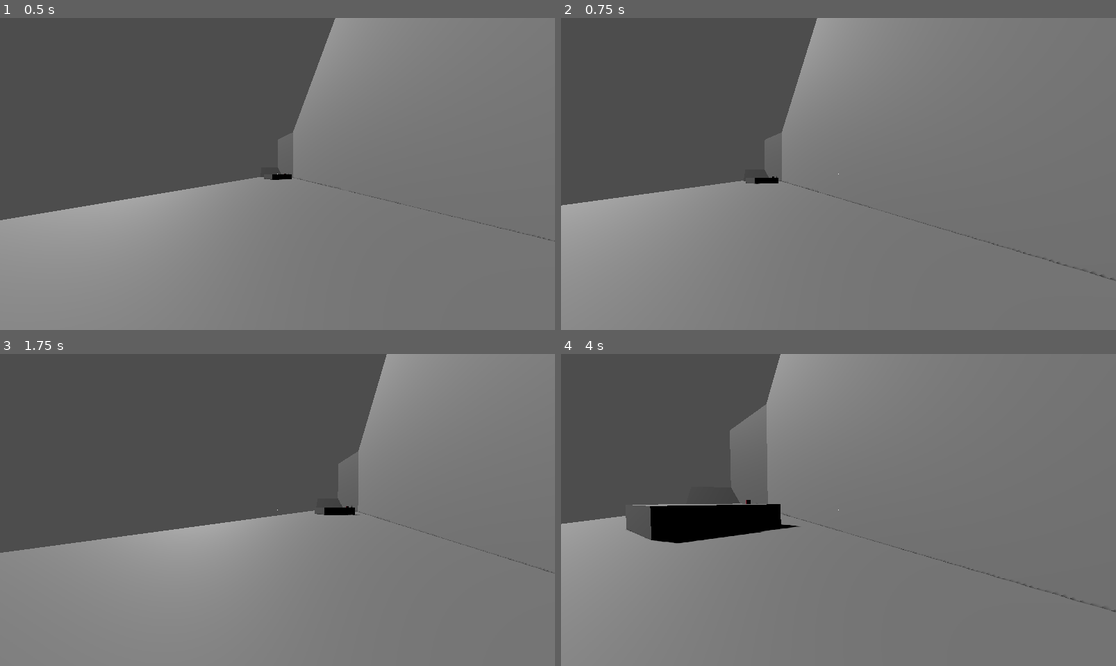
Above: before the commit, frames 1-4 (two rows, left to right).
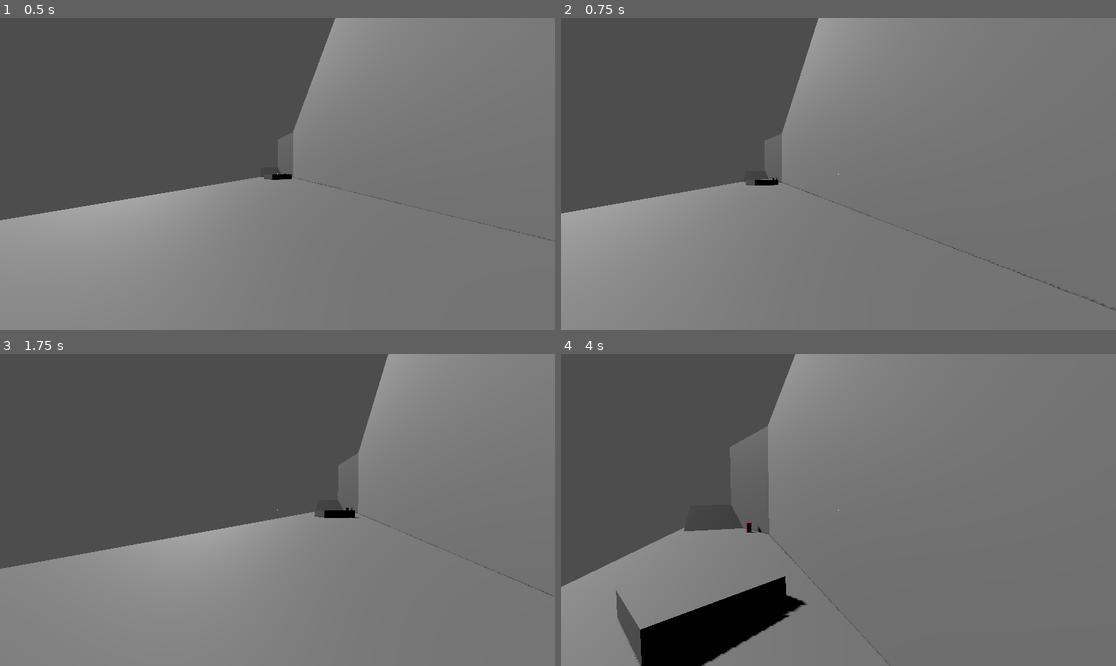
Above: after the commit, the same moments.

Repository: 100-Devs-1-Game/KYRO
Game: Godot game, scene res://scenes/level/level.tscn
Same seed, same stepped clock (60 frames per second), same inputs: the game is played once before the commit and once after it.
Inputs (mouse positions are in pixels of both pictures, inside the frame that each line leads up to):
- Up to frame 1 (0.5 s): no input
- Up to frame 2 (0.75 s): tap Enter (ui_accept) at 0.5 s; move the mouse to (866, 174) at 0.52 s; hold Right (ui_right) from 0.53 s (still down); click (866, 174) at 0.67 s
- Up to frame 3 (1.75 s): tap Enter (ui_accept) at 0.77, 1.52 s; move the mouse to (249, 510) at 1.27 s; release Right (ui_right) at 1.28 s; hold Left (ui_left) from 1.28 s (still down)
- Up to frame 4 (4 s): move the mouse to (849, 503) at 2.02 s; release Left (ui_left) at 2.03 s; hold Right (ui_right) 2.03-3.53 s; move the mouse to (832, 516) at 2.77 s; click (832, 516) at 2.92 s; tap Enter (ui_accept) at 3.02, 3.77 s; move the mouse to (877, 513) at 3.52 s; hold Left (ui_left) from 3.53 s (still down)

Frame 1 is identical in both runs. In frame 2, 0.8% of the frame differs, in the area x 0-100%, y 0-94%; in frame 3, 1.9%; in frame 4, 10%, in the area x 0-100%, y 0-100%.
Error before the commit: Invalid assignment of property or key 'jump_coyote_time' with value of type 'int' on a base object of type 'CharacterBody3D (player.gd)'. (res://scenes/player/…

Commit message:
wallrun jump off

Diff:
--- a/src/kyro/scenes/player/player.tscn
+++ b/src/kyro/scenes/player/player.tscn
@@ -40,9 +40,10 @@
 state_jump = NodePath("../Jumping")
 metadata/_custom_type_script = "uid://c4wduh2exufqe"
 
-[node name="Wallride" type="Node" parent="StateMachine"]
+[node name="Wallride" type="Node" parent="StateMachine" node_paths=PackedStringArray("state_jump")]
 unique_name_in_owner = true
 script = ExtResource("6_75vfm")
+state_jump = NodePath("../Jumping")
 metadata/_custom_type_script = "uid://c4wduh2exufqe"
 
 [node name="Head" type="Node3D" parent="."]
--- a/src/kyro/scenes/player/state/jumping.gd
+++ b/src/kyro/scenes/player/state/jumping.gd
@@ -27,7 +27,7 @@
 	owner.do_gravity(delta)
 
 	owner.move_and_slide()
-	owner.do_coyote_time(delta)
+	do_coyote_time(delta)
 
 	owner.do_post_slide_updates()
 
@@ -82,6 +82,6 @@
 
 ## Performs a standard jump
 func jump() -> void:
-	owner.jump_coyote_time = 0
+	jump_coyote_time = 0
 	owner.velocity.y = owner.jump_strength
 	machine.to_state(self)
--- a/src/kyro/scenes/player/state/wallride.gd
+++ b/src/kyro/scenes/player/state/wallride.gd
@@ -2,6 +2,7 @@
 
 @export var forward_speed_multiplier:float = 1.2
 @export var gravity_multiplier:float = 0.2
+@export var jump_impulse:float = 30
 
 @export_group("State Connectons", "state_")
 @export var state_jump:State
@@ -16,6 +17,11 @@
 
 
 func _state_physics_process(delta: float) -> void:
+	if state_jump.jump_wanted():
+		owner.velocity.x = jump_impulse * -roundf(owner.wallride_axis)
+		state_jump.jump()
+		return
+
 	owner.do_forward_movement(delta)
 	owner.do_strafe_movement(delta)
 	owner.do_damping(delta)
